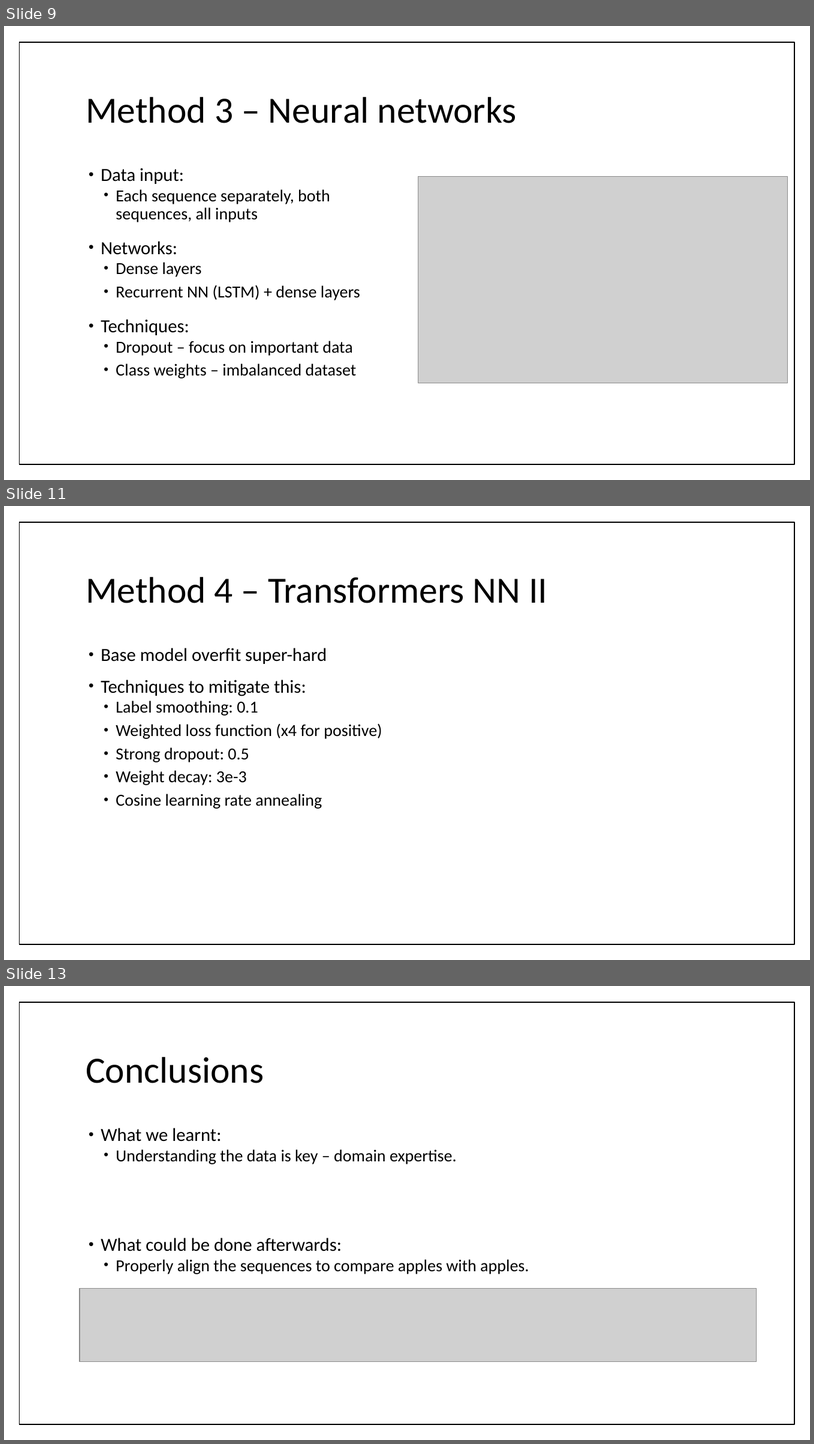
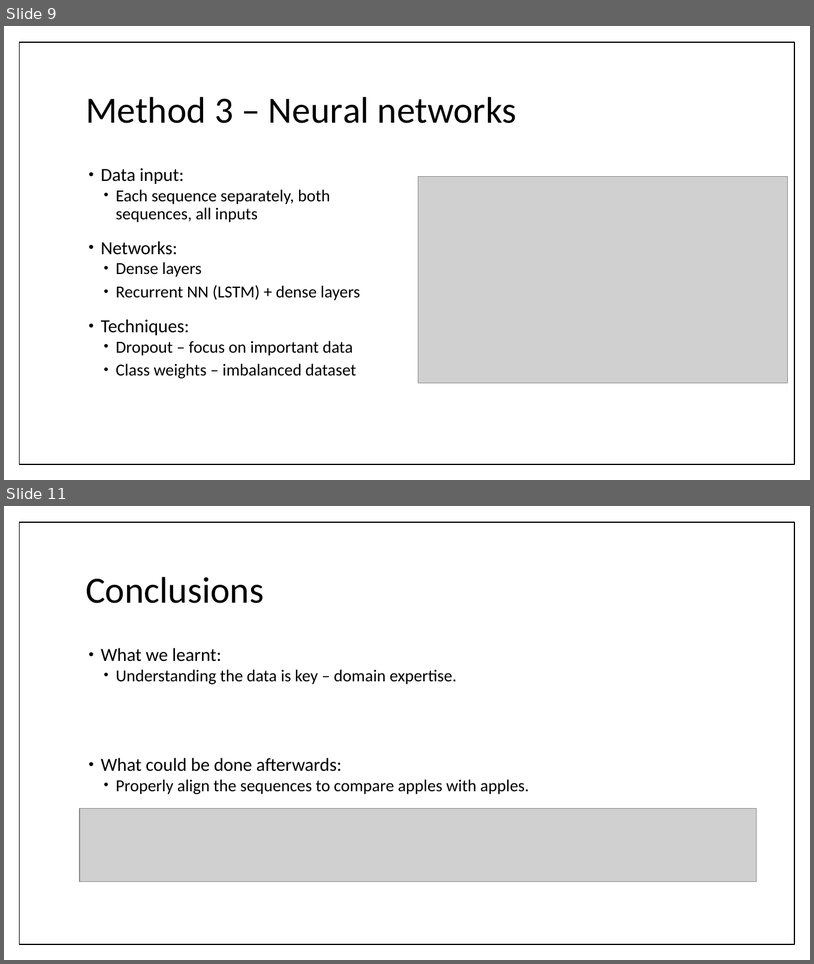
Before and after one commit to bl1zzardx/hivprogression, a slide deck: hivprogression/peer-seminar.pptx. Shown one above the other, each under a label of ours: slides 9, 11 and 13 before the commit, slides 9 and 11 after it; the slides between them are not shown. The pictures are 814x1444 and 814x964 pixels, drawn with LibreOffice and Linux fonts; fonts in the diff are those of the drawing; grey boxes stand for pictures. Boxes give left, top, right and bottom in pixels: in the first picture for what was removed or moved away, otherwise in the second. Text is boxed around its words. In the diff, an @@ line names an element or a change of style, - is before the commit and + after.

```diff
--- a/hivprogression/peer-seminar.pptx
+++ b/hivprogression/peer-seminar.pptx
@@ slide 11 removed at bbox=[4, 506, 810, 960], background #FFFFFF; not listed: 1 template element that a slide beside it also shows @@
@@ title removed at bbox=[86, 577, 548, 603] @@
-Method 4 – Transformers NN II
@@ text removed at bbox=[101, 648, 382, 808] @@
-• Base model overfit super-hard
-• Techniques to mitigate this:
-  • Label smoothing: 0.1
-  • Weighted loss function (x4 for positive)
-  • Strong dropout: 0.5
-  • Weight decay: 3e-3
-  • Cosine learning rate annealing
@@ what was slide 13 is now slide 11 @@
```
Also in this commit, not shown: 3 slides changed, 1 slide added, 2 other slides removed.
